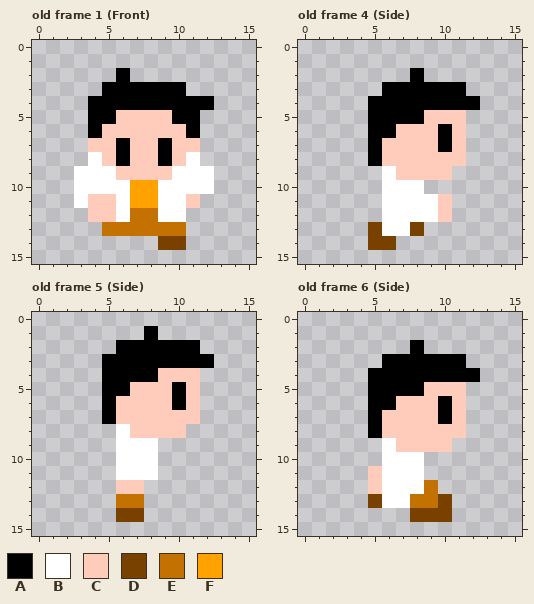
A pixel-art file gets an edit: twinstick-shooter/resources-wip/character.aseprite. The picture above is the old version.
16x16 pixels, 9 frames. Shown: old frame 1 (Front), old frame 4 (Side), old frame 5 (Side), old frame 6 (Side). The commit also changed other frames, which this record leaves out.
Visible layers, top first: "Head", "Arms", "Body", "Legs".
Palette (. is transparent): A #000000  B #ffffff  C #ffcbba  D #794100  E #c37100  F #ffa200
Pixels before, old frame 1 (Front), first column x 3:
 2 ...A......
 3 ..AAAAAA..
 4 .AAAAAAAAA
 5 .AACCCCAA.
 6 .ACCCCCCA.
 7 .CCACCACC.
 8 .BCACCACB.
 9 BBBCCCCBBB
10 BBBBFFBBBB
11 BCCBFFBBC.
12 .CCBEEBB..
13 ..EEEEEE..
14 ......DD..
Pixels before, old frame 4 (Side), first column x 5:
 2 ...A....
 3 .AAAAAA.
 4 AAAAAAAA
 5 AAAACCC.
 6 AACCCAC.
 7 ACCCCAC.
 8 ACCCCCC.
 9 .BCCCC..
10 .BBB....
11 .BBBBC..
12 .BBBBC..
13 DBBD....
14 DD......
Pixels before, old frame 5 (Side), first column x 5:
 1 ...A....
 2 .AAAAAA.
 3 AAAAAAAA
 4 AAAACCC.
 5 AACCCAC.
 6 ACCCCAC.
 7 ACCCCCC.
 8 .BCCCC..
 9 .BBB....
10 .BBB....
11 .BBB....
12 .CC.....
13 .EE.....
14 .DD.....
Pixels before, old frame 6 (Side), first column x 5:
 2 ...A....
 3 .AAAAAA.
 4 AAAAAAAA
 5 AAAACCC.
 6 AACCCAC.
 7 ACCCCAC.
 8 ACCCCCC.
 9 .BCCCC..
10 .BBB....
11 CBBB....
12 CBBBE...
13 DBBEED..
14 ...DDD..
Once edited:
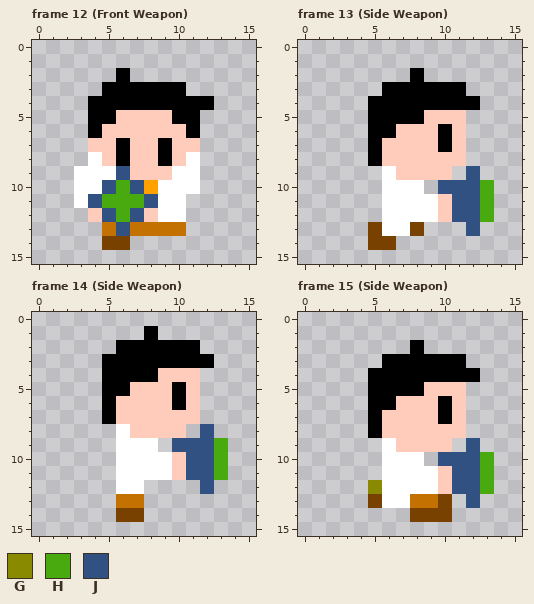
Colours new in this view: G #8a8a00  H #49aa10  J #305182
A new or re-ordered frame is compared with the old frame closest to it.
Commit: Add shoot animation and strafing
Difference:
frames 9 -> 18
layer "Weapon" added
Changed rows in their new state; - is an unchanged pixel.
Frame 12 (Front Weapon) is new; against old frame 1 (Front), layers "Weapon", "Arms", "Legs":
first column x 4:
 9 --J-----.
10 -JHJ----.
11 JHHHJ--.-
12 -JHJC----
13 --J------
14 -DD--..--
Frame 13 (Side Weapon) is new; against old frame 4 (Side), layer "Weapon":
first column x 10:
 9 --J-
10 JJJH
11 -JJH
12 -JJH
13 --J-
Frame 14 (Side Weapon) is new; against old frame 5 (Side), layers "Weapon", "Arms":
first column x 6:
 8 ------J-
 9 ----JJJH
10 ---BCJJH
11 ---BCJJH
12 BB----J-
Frame 15 (Side Weapon) is new; against old frame 6 (Side), layers "Weapon", "Arms":
first column x 5:
 9 -------J-
10 -----JJJH
11 .---BCJJH
12 G---BCJJH
13 -------J-
Pixel boxes of the changes (left, top, right, bottom) in both pictures:
changed: (88, 166, 214, 250)
added: (438, 166, 494, 236)
changed: (116, 424, 228, 494)
changed: (424, 438, 494, 508)
changed: (368, 466, 382, 494)
